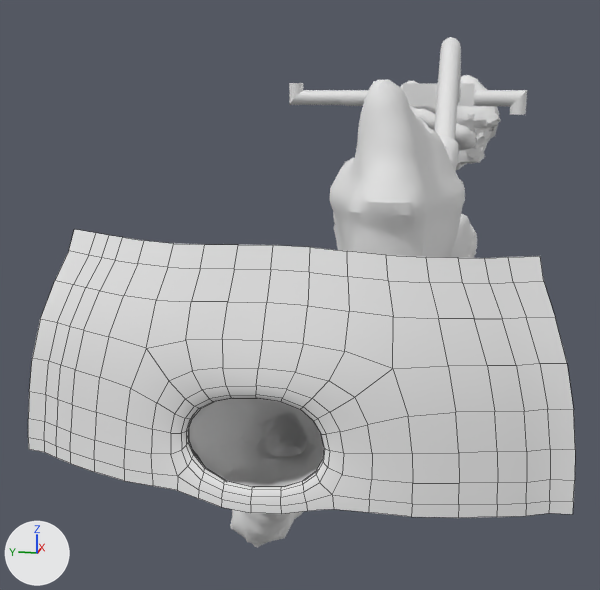
Two versions of the FBX model Gribbys Radical Robbery/Assets/Scenes/Cave/cave.fbx, one commit apart.
Camera for both pictures: a 50 mm lens placed at (-233.6, -13.1, 12.8), pointed at (-210.6, -8.5, 7.0). Every picture has the same lights, and +X, +Y and +Z are marked at lower left. Mesh edges are drawn as thin lines on the coarser meshes.

The first picture shows 'Cave2Chamber', 'Cave2Tunnel1', 'Cave2Tunnel2', 'Chamber3', 'OutsideCliff', 'Pipe'.
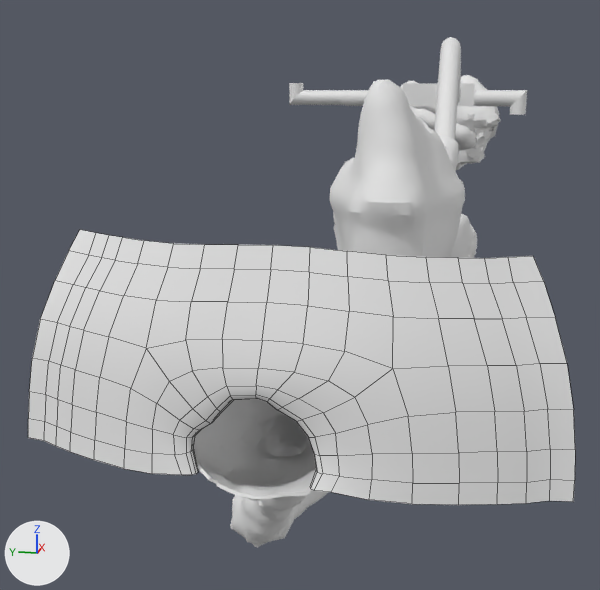
Edits to the bpy script that builds the scene:
```text
Change me_cube_005:
    used by ob_outsidecliff; location = (0.0, 0.0, 0.0)
    verts and faces of me_cube_005; kept vertices keep their numbers, new ones are numbered from 292
    before: 282 (-209.7, -15.2, 8.3) at pixel (540, 256)
    before: 287 (-209.3, -1.0, 8.5) at pixel (74, 229)
    remove me_cube_005.from_pydata(...)  # 292 vertices, 256 faces; spans x -213.1..-209.3, y -16.5..0.4, z 1.2..8.6
    add me_cube_005.from_pydata(...)  # 236 vertices, 200 faces; spans x -212.7..-209.3, y -16.5..0.4, z 1.6..8.6
    me_cube_005 part 1
    66 vertices are removed from x -213.1..-210.8, y -16.5..0.4, z 1.2..2.9
    76 faces are deleted
    6 vertices in x -212.3..-211.4, y -6.3..-5.5, z 3.6..4.3 move by (-0.1, -0.3, -0.3)
    5 vertices in x -212.4..-212.0, y -9.7..-9.5, z 3.1..3.6 move by (0.0, 0.3, -0.2)
    4 vertices in x -212.4..-212.0, y -9.4..-9.2, z 3.9..4.0 move by (0.0, 0.5, -0.1)
    4 vertices in x -212.3..-211.8, y -6.3..-5.4, z 3.2..4.3 move by (-0.1, -0.3, -0.2)
    4 vertices in x -212.4..-211.5, y -5.5..-5.1, z 2.6..2.8 move by (0.0, -0.1, -0.1)
    3 vertices in x -212.3..-212.1, y -5.5..-5.2, z 3.2..3.8 move by (0.0, -0.2, -0.2)
    53 vertices move from x -213.1..-211.0, y -10.9..-4.5, z 1.4..4.8 to x -212.7..-211.0, y -10.0..-5.1, z 2.0..4.9
    10 vertices are added at x -212.4..-211.2, y -9.8..-5.4, z 2.0..2.6
    20 new faces join them
    me_cube_005 part 2
    add verts[282] = (-209.7, -15.0, 8.3)  # moved, pixel (533, 255)
    me_cube_005 part 3
    add verts[287] = (-209.3, -1.1, 8.5)  # moved, pixel (79, 229)
```

Where the change shows, as pixel boxes [x1, y1, x2, y2] in the pictures (600 x 590 px; the box of a moved part takes in the faces that stretch with it):
'OutsideCliff', reshaped: before [28, 229, 575, 518]; after [28, 230, 575, 505]
part 1 of me_cube_005, cut back: before [28, 368, 573, 518]; after [152, 368, 372, 500]
part 2 of me_cube_005, moved or reshaped: before [508, 256, 544, 282]; after [508, 256, 543, 282]
part 3 of me_cube_005, moved or reshaped: before [69, 229, 96, 255]; after [69, 230, 96, 255]
